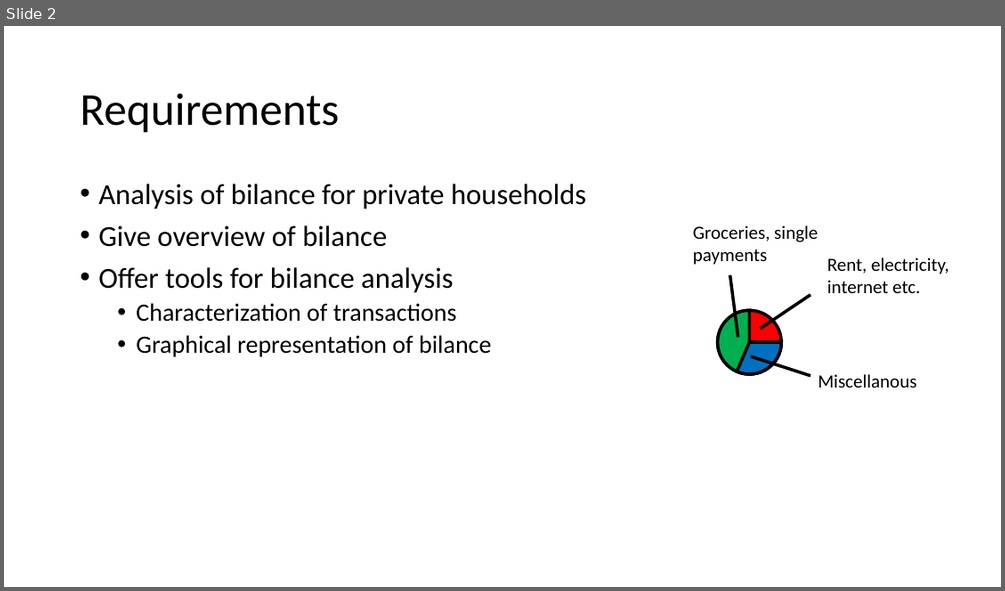
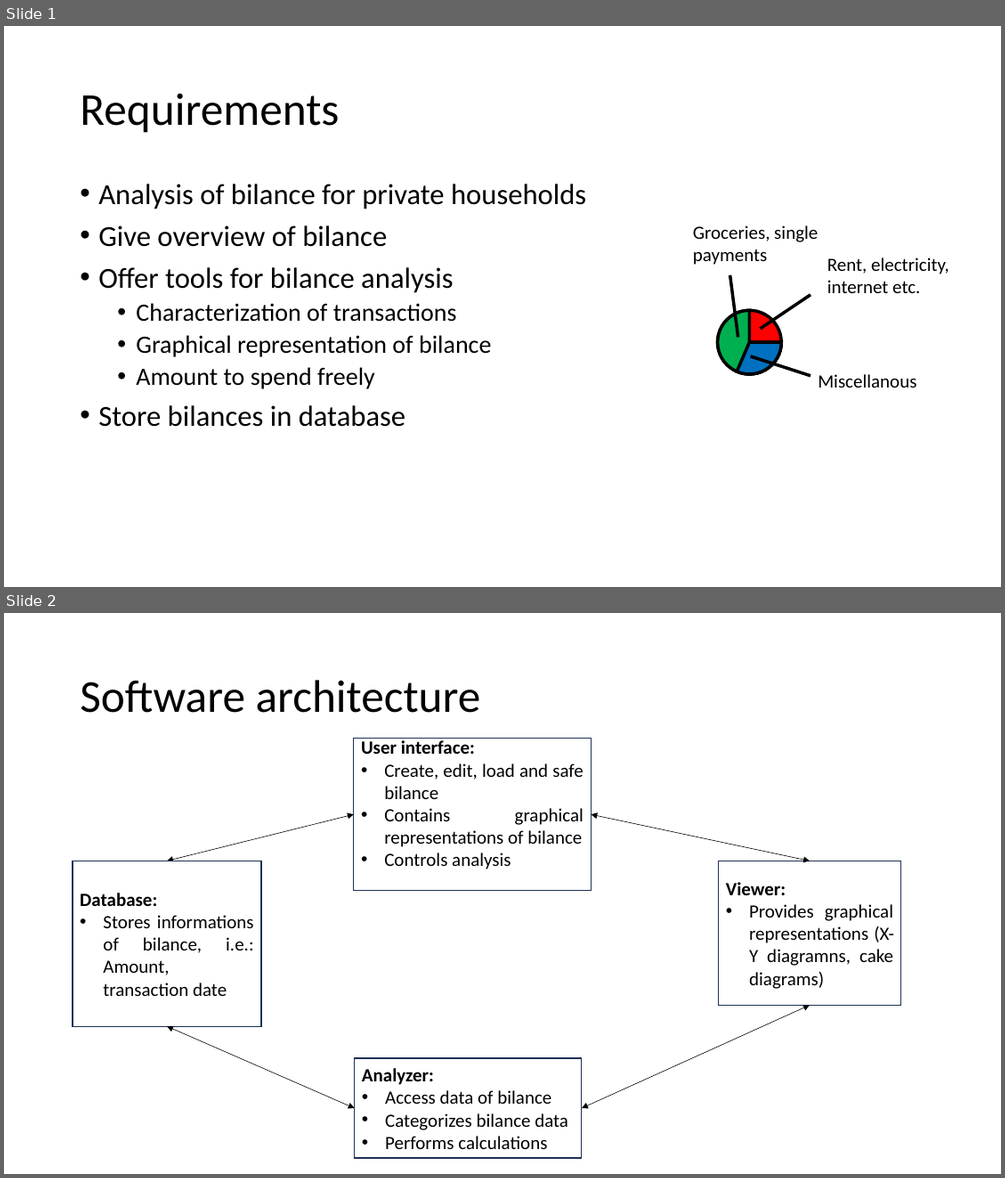
Before and after one commit to matthiaskaw/financemanager, a slide deck: financemanager_drawings.pptx. Shown one above the other, each under a label of ours: slide 2 before the commit, slides 1 and 2 after it. The pictures are 1005x591 and 1005x1178 pixels, drawn with LibreOffice and Linux fonts; fonts in the diff are those of the drawing. Boxes give left, top, right and bottom in pixels: in the first picture for what was removed or moved away, otherwise in the second. Text is boxed around its words. In the diff, an @@ line names an element or a change of style, - is before the commit and + after.

Commit message:
Changed software outline PowerPoint

```diff
--- a/financemanager_drawings.pptx
+++ b/financemanager_drawings.pptx
@@ slide 2 added at (4, 613, 1001, 1174), background #FFFFFF @@
@@ title added at (80, 680, 481, 713), 44 pt, text #000000 @@
+Software architecture
@@ rectangle added at (354, 738, 591, 891), fill #FFFFFF, outline #1E3256 1 pt, 18 pt, text #000000 @@
+User interface:
+• Create, edit, load and safe bilance
+• Contains graphical representations of bilance
+• Controls analysis
@@ double arrow added from (354, 814) to (167, 860), #000000 0.5 pt @@
@@ double arrow added from (591, 814) to (809, 860), #000000 0.5 pt @@
@@ rectangle added at (73, 860, 261, 1026), fill #FFFFFF, outline #1E3256 1 pt, 18 pt, text #000000 @@
+Database:
+• Stores informations of bilance, i.e.: Amount, transaction date
@@ rectangle added at (718, 860, 900, 1005), fill #FFFFFF, outline #1E3256 1 pt, 18 pt, text #000000 @@
+Viewer:
+• Provides graphical representations (X-Y diagramns, cake diagrams)
@@ double arrow added from (582, 1108) to (809, 1005), #000000 0.5 pt @@
@@ double arrow added from (167, 1027) to (355, 1108), #000000 0.5 pt @@
@@ rectangle added at (355, 1058, 582, 1158), fill #FFFFFF, outline #1E3256 1 pt, 18 pt, text #000000 @@
+Analyzer:
+• Access data of bilance
+• Categorizes bilance data
+• Performs calculations
@@ what was slide 2 is now slide 1 @@
@@ slide 1 changed as well @@
@@ text at (98, 367, 405, 426): paragraphs added @@
+  • Amount to spend freely
+• Store bilances in database
```
Also in this commit, not shown: 1 other slide added, 3 slides removed, 10 other files.
